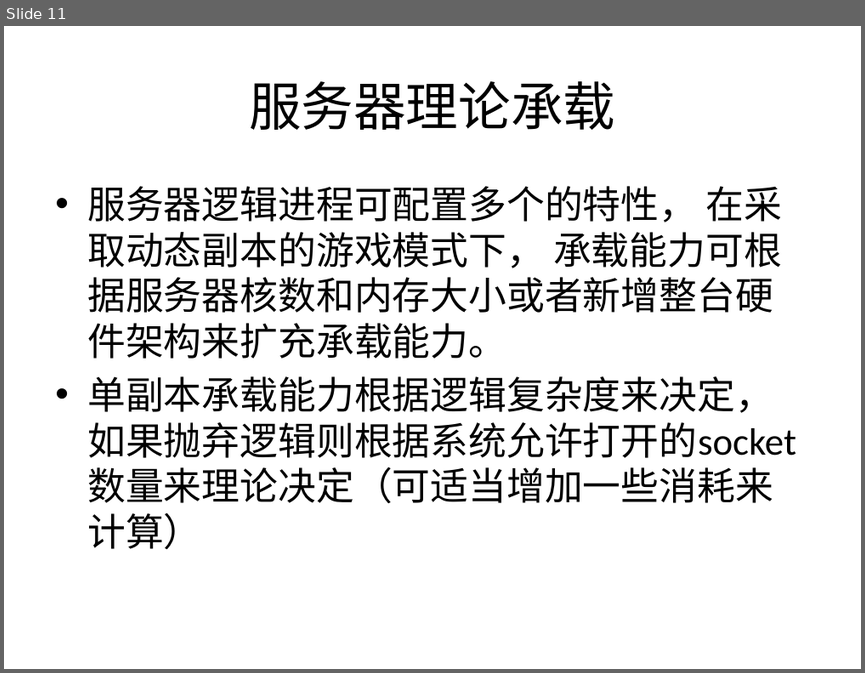
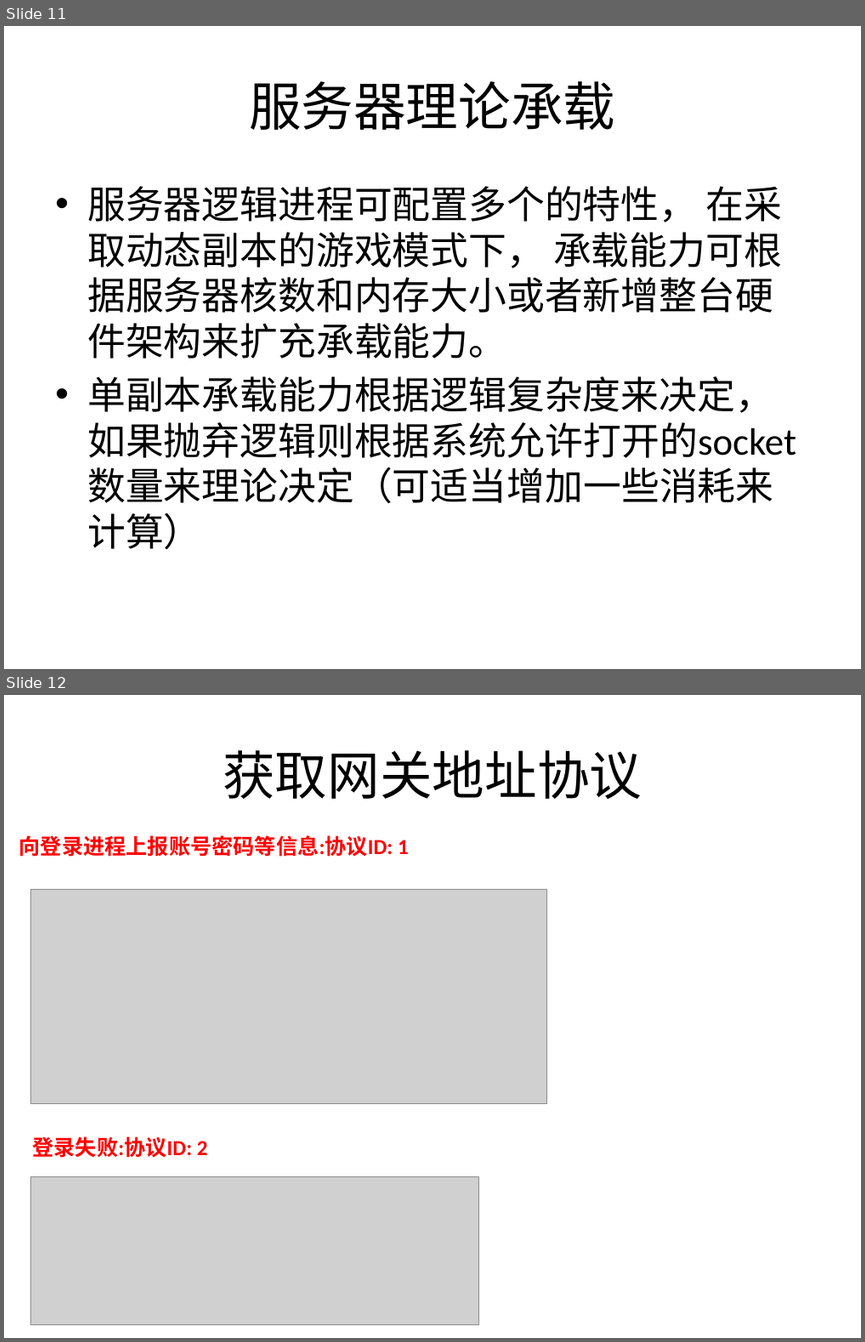
Before and after one commit to kbengine/kbengine, a slide deck: kbe/doc/server_overview.pptx. Shown one above the other, each under a label of ours: slide 11 before the commit, slides 11 and 12 after it. The pictures are 865x673 and 865x1342 pixels, drawn with LibreOffice and Linux fonts; fonts in the diff are those of the drawing; grey boxes stand for pictures. Boxes give left, top, right and bottom in pixels: in the first picture for what was removed or moved away, otherwise in the second. Text is boxed around its words. In the diff, an @@ line names an element or a change of style, - is before the commit and + after.

```diff
--- a/kbe/doc/server_overview.pptx
+++ b/kbe/doc/server_overview.pptx
@@ slide 12 added at box(4, 695, 861, 1338), background #FFFFFF @@
@@ title added at box(222, 750, 642, 799), 44 pt, text #000000 @@
+获取网关地址协议
@@ text added at box(19, 835, 409, 857), 18 pt, text #FF0000, bold @@
+向登录进程上报账号密码等信息:协议ID: 1
@@ picture added at box(30, 890, 546, 1104) @@
@@ text added at box(33, 1136, 208, 1157), 18 pt, text #FF0000, bold @@
+登录失败:协议ID: 2
@@ picture added at box(30, 1178, 477, 1325) @@
```
Also in this commit, not shown: 2 slides changed, 2 other slides added, 1 slide removed.
